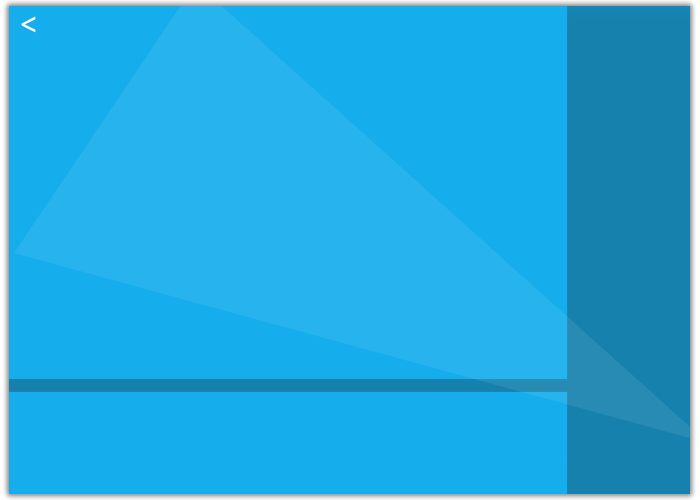
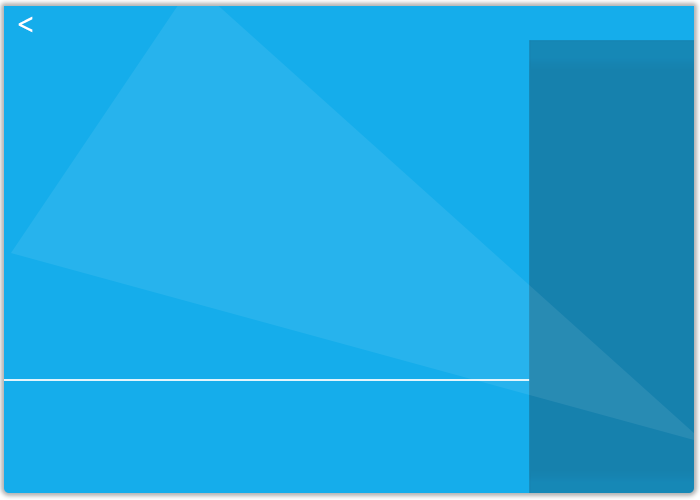
Revision of a layered 700 x 500 image; what changed, layer by layer:
removed layer "图层 4" from group "组 1 拷贝" over box(9, 6, 690, 494)
showed "<" (1st of 2, in "组 1 拷贝"), painted on it over box(0, 0, 700, 500)
